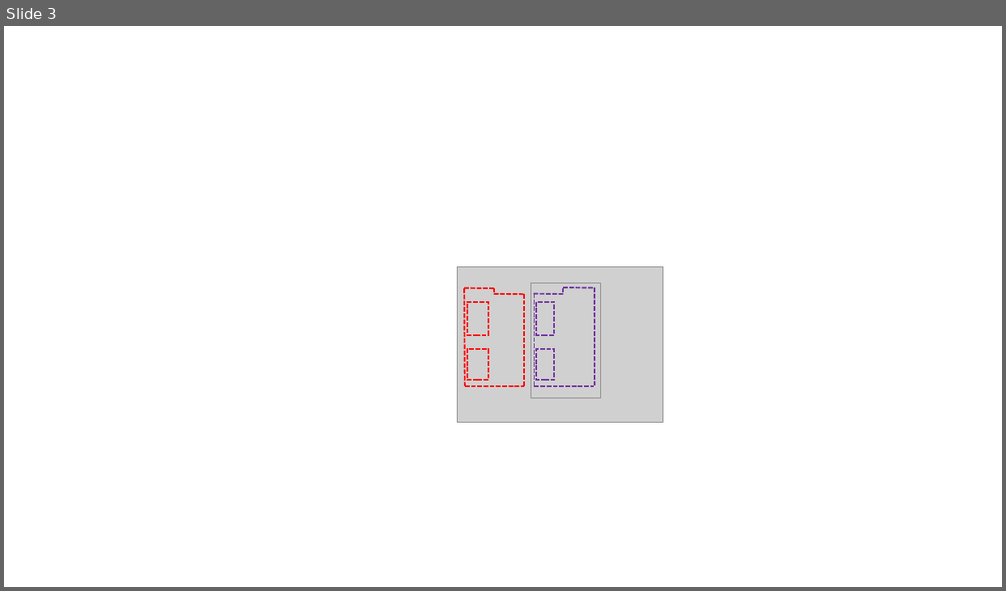
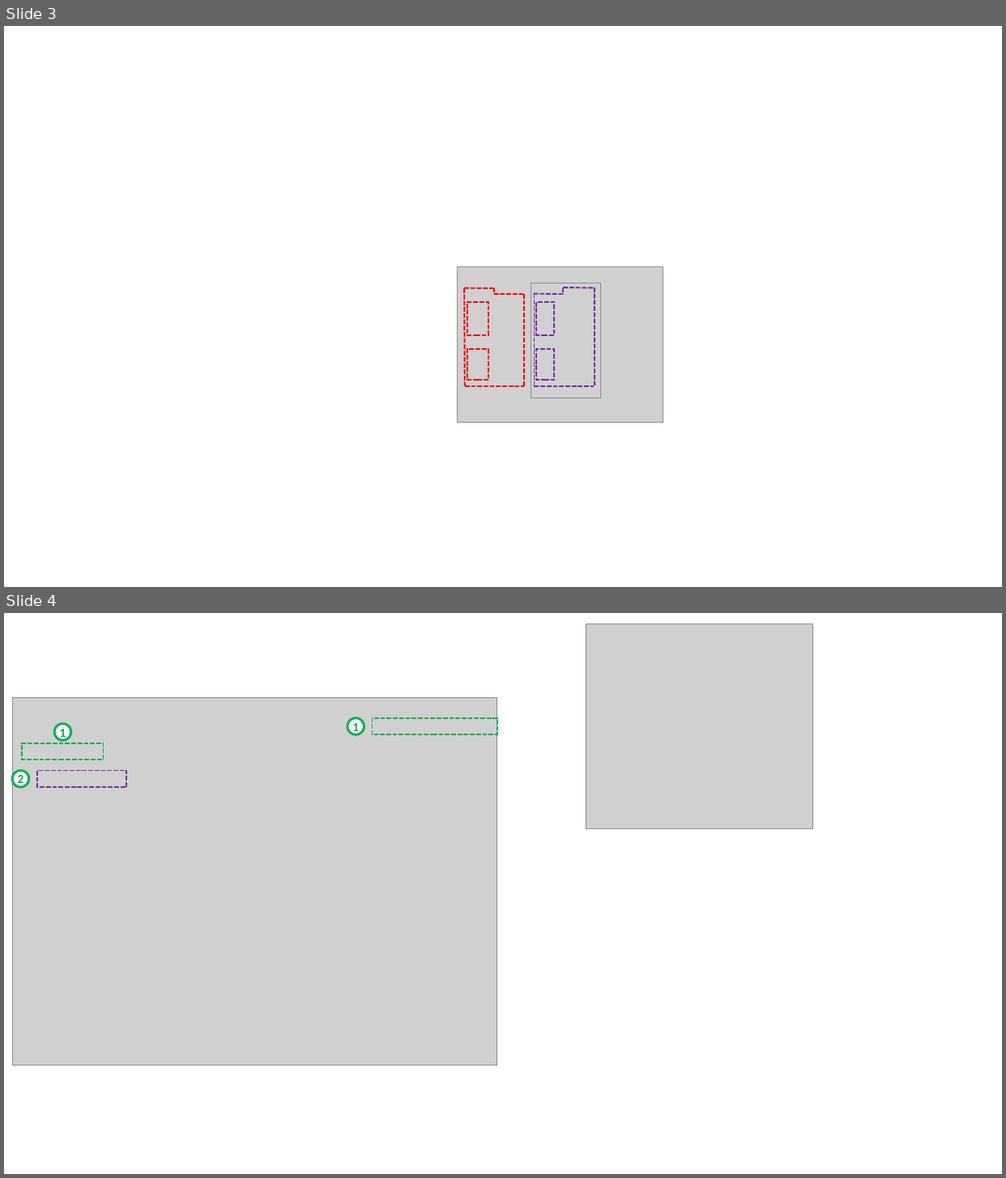
Before and after one commit to xpessoles/TP_Documents_PSI, a slide deck: 02_BrasBeta/Captures/Figures.pptx. Shown one above the other, each under a label of ours: slide 3 before the commit, slides 3 and 4 after it. The pictures are 1006x591 and 1006x1178 pixels, drawn with LibreOffice and Linux fonts; fonts in the diff are those of the drawing; grey boxes stand for pictures. Boxes give left, top, right and bottom in pixels: in the first picture for what was removed or moved away, otherwise in the second. Text is boxed around its words. In the diff, an @@ line names an element or a change of style, - is before the commit and + after.

```diff
--- a/02_BrasBeta/Captures/Figures.pptx
+++ b/02_BrasBeta/Captures/Figures.pptx
@@ slide 4 added at [4, 613, 1002, 1174], background #FFFFFF @@
@@ picture added at [586, 624, 813, 829] @@
@@ picture added at [12, 697, 497, 1066] @@
@@ ellipse added at [54, 724, 70, 740], fill #FFFFFF, outline #00B050 2.25 pt, 12 pt, text #00B050, bold @@
+1
@@ ellipse added at [347, 717, 364, 735], fill #FFFFFF, outline #00B050 2.25 pt, 12 pt, text #00B050, bold @@
+1
@@ rectangle added at [373, 717, 497, 735], outline #00B050 1.5 pt dashed @@
@@ rectangle added at [22, 743, 103, 760], outline #00B050 1.5 pt dashed @@
@@ ellipse added at [12, 771, 28, 787], fill #FFFFFF, outline #00B050 2.25 pt, 12 pt, text #00B050, bold @@
+2
@@ rectangle added at [37, 771, 126, 787], outline #7030A0 1.5 pt dashed @@
```
Also in this commit, not shown: 5 other slides added, 1 other file.
